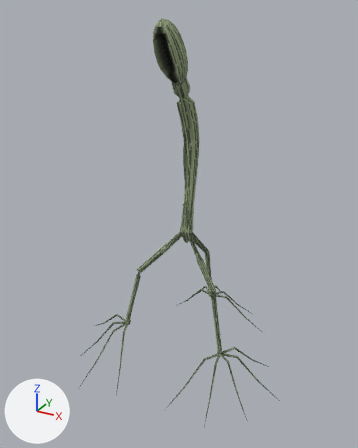
The FBX model Assets/Art/Creatures/Stalk/Meshes/SK_Creature_Stalk_A.fbx, before and after one commit.
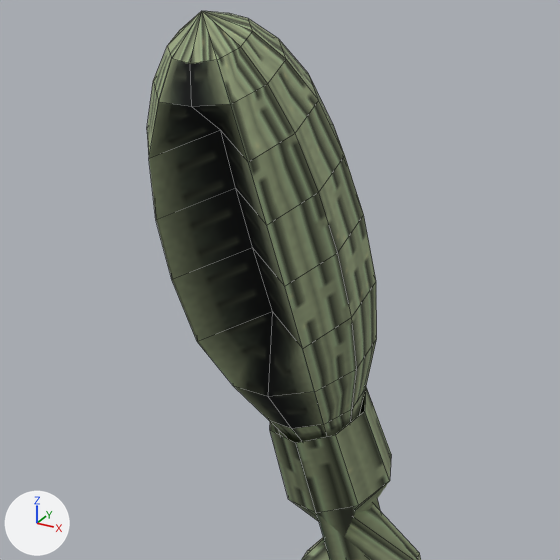
Each version is shown whole from a 50 mm camera at (6.0, -11.37, 10.04) aimed at (-0.29, 0.07, 4.32), then close up on the part from 36% to 60% of the width and 4% to 23% of the height. Arrows for +X, +Y and +Z are at lower left; the lights stay in place. The older version's two pictures come first. The close-ups show mesh edges as thin lines. Where no turn or scale is listed for an object, it has been applied to the vertices. Vertices at exactly the same position are counted once.

In view in the first close-up: 'SK_Creature_Stalk_A'.
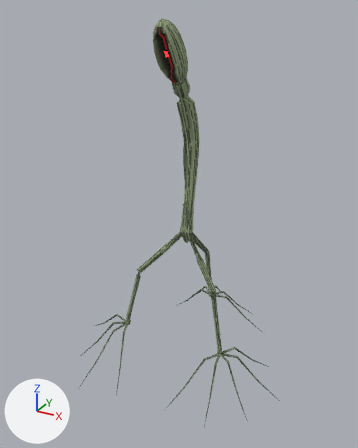
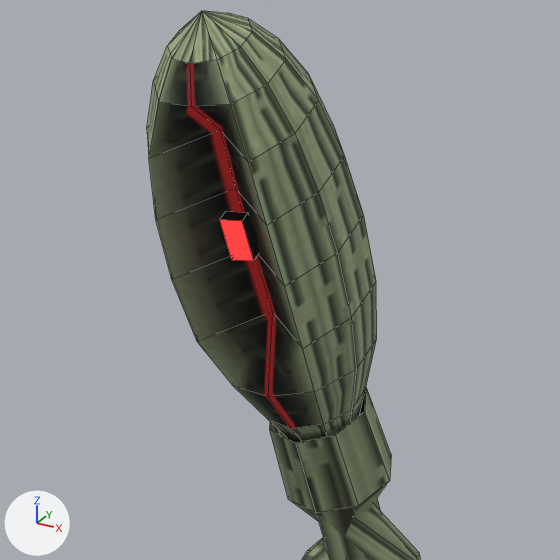
Diff of the bpy script that builds the scene:
```diff
--- a/Assets/Art/Creatures/Stalk/Meshes/SK_Creature_Stalk_A.fbx.py
+++ b/Assets/Art/Creatures/Stalk/Meshes/SK_Creature_Stalk_A.fbx.py
@@ img_t_creature_stalk_emission @@
+img_t_creature_stalk_emission = load_image('T_Creature_Stalk_Emission', '../Textures/T_Creature_Stalk_Emission.png', 512, 512, 'sRGB')
@@ mat_m_creature_stalk @@
 n0 = _N.new('ShaderNodeBsdfPrincipled'); n0.name = 'Principled BSDF'
 n0.inputs[2].default_value = 0.95  # 'Roughness'
+n0.inputs[28].default_value = 3.0  # 'Emission Strength'
 n1 = _N.new('ShaderNodeOutputMaterial'); n1.name = 'Material Output'
@@ mat_m_creature_stalk @@
 n2.image = img_t_creature_stalk_atlas
+n3 = _N.new('ShaderNodeTexImage'); n3.name = 'Image Texture.001'
+n3.image = img_t_creature_stalk_emission
 _L.new(n2.outputs[0], n0.inputs[0])  # 'Color' to 'Base Color'
 _L.new(n0.outputs[0], n1.inputs[0])  # 'BSDF' to 'Surface'
+_L.new(n3.outputs[0], n0.inputs[27])  # 'Color' to 'Emission Color'
@@ me_sk_creature_stalk_a @@
 # used by ob_sk_creature_stalk_a; location = (0.0, 0.0, 0.0)
 # verts and faces of me_sk_creature_stalk_a; kept vertices keep their numbers, new ones are numbered from 556
-me_sk_creature_stalk_a.from_pydata(...)  # 556 vertices, 478 faces; spans x -3.45..3.3, y -2.95..3.87, z -0.05..9.78
+me_sk_creature_stalk_a.from_pydata(...)  # 564 vertices, 483 faces; spans x -3.45..3.3, y -2.95..3.87, z -0.05..9.78
+# me_sk_creature_stalk_a part 1
+verts[556] = (-0.05, -1.0, 8.97)  # pixel (231, 259)
+verts[557] = (-0.05, -1.08, 9.1)  # pixel (219, 219)
+verts[558] = (-0.05, -0.95, 8.99)
+verts[559] = (-0.05, -1.03, 9.13)  # pixel (225, 211)
+for new, old in zip([*range(560, 564)], [*range(556, 560)]): verts[new] = verts[old] + (0.1, 0.0, 0.0)
+faces += [(556, 560, 561, 557), (556, 557, 559, 558), (560, 562, 563, 561), (556, 558, 562, 560), (557, 561, 563, 559)]
 me_sk_creature_stalk_a.materials.append(mat_m_creature_stalk)
```

Location of each change, (x1, y1, x2, y2) in pixels of the close-ups (560 x 560 px):
'SK_Creature_Stalk_A', surface changed, reshaped: (147, 11, 421, 560) in both
part 1 of me_sk_creature_stalk_a, added: after (220, 212, 258, 261)
